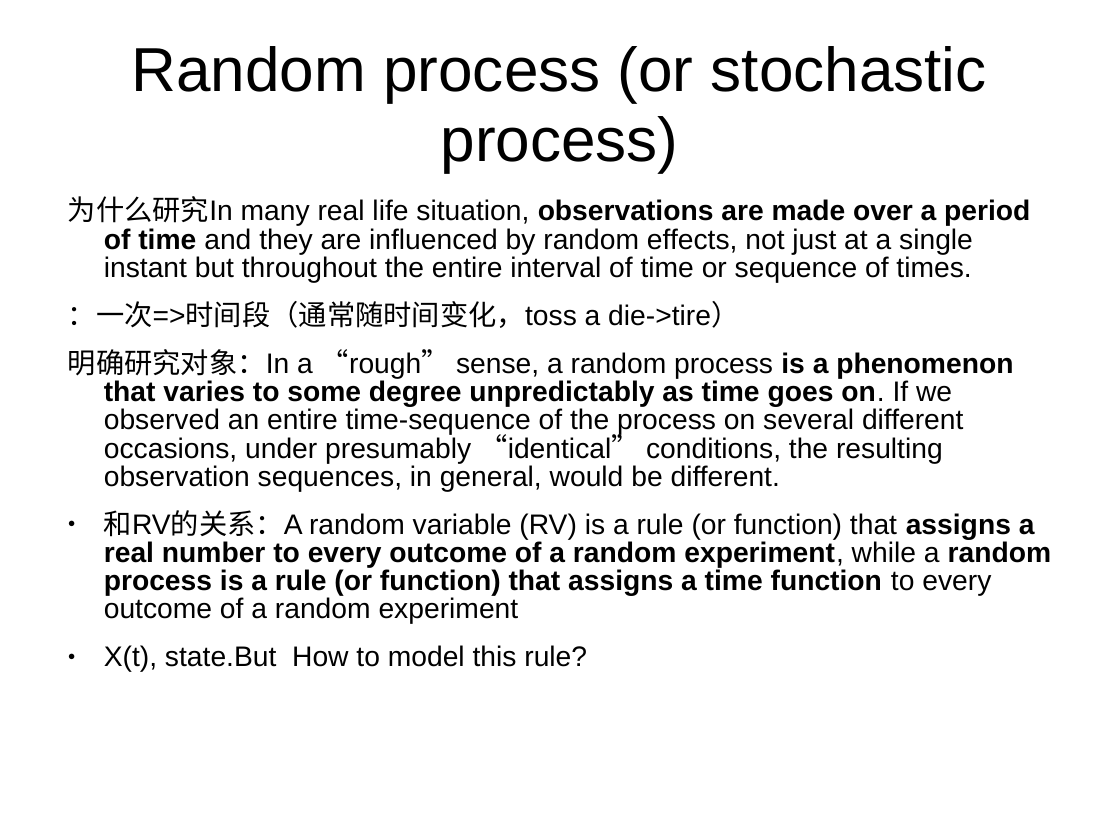
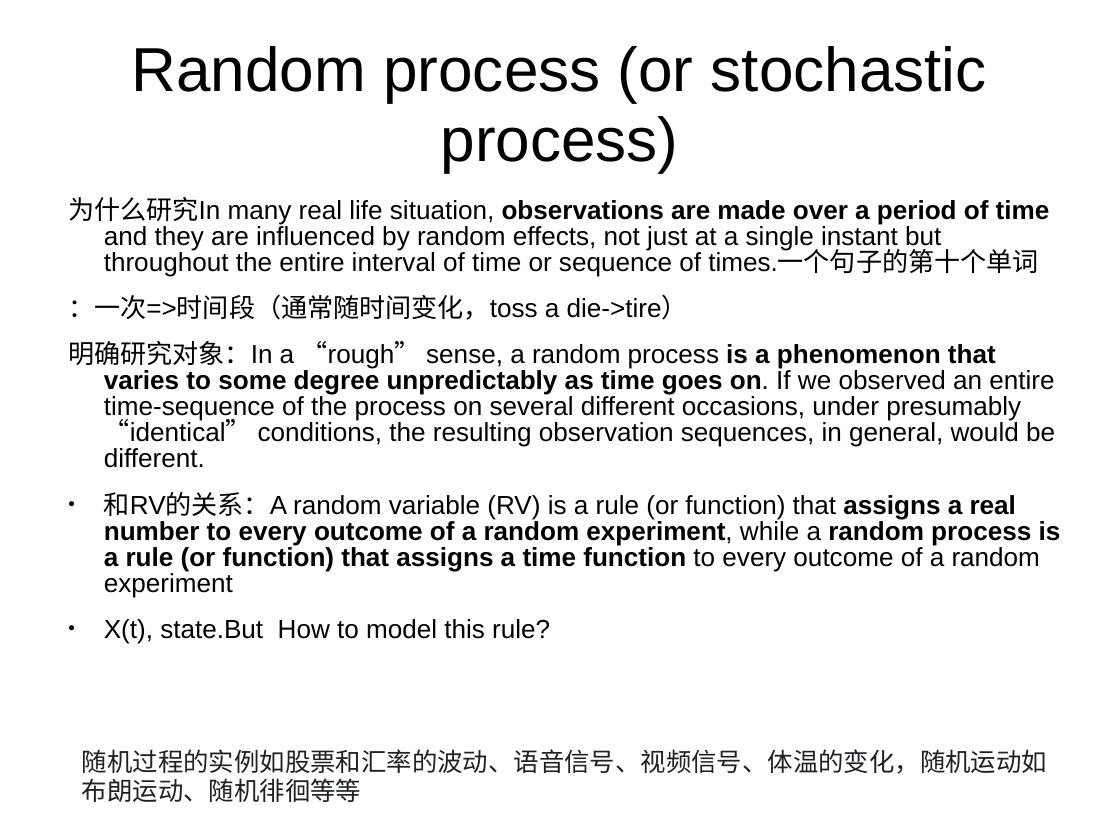
Before and after one commit to GarfieldF/RL_Course-slides_hw, a slide deck: slide 9 of DAY1/lecture1.ppt (slide 6 before the commit). Drawn at 1120x840 pixels with LibreOffice and Linux fonts; fonts in the diff are those of the drawing. Boxes give left, top, right and bottom in pixels: in the first picture for what was removed or moved away, otherwise in the second. Text is boxed around its words. In the diff, an @@ line names an element or a change of style, - is before the commit and + after.

```diff
--- a/DAY1/lecture1.ppt
+++ b/DAY1/lecture1.ppt
@@ text at [68,197,1050,277]: text changed; size 20 to 18.5 pt @@
-为什么研究In many real life situation, observations are made over a period of time and they are influenced by random effects, not just at a single instant but throughout the entire interval of time or sequence of times.
+为什么研究In many real life situation, observations are made over a period of time and they are influenced by random effects, not just at a single instant but throughout the entire interval of time or sequence of times.一个句子的第十个单词
@@ text at [68,294,1061,644]: size 20 to 18.5 pt in "：一次=>时间段（通常随时间变化，toss a die->tire）", "明确研究对象：In a “rough” sense, a random process ...", "和RV的关系：A random variable (RV) is a rule ...", "X(t), state.But How to model this rule?" @@
@@ text added at [82,749,1047,802], 18 pt, text #202122 @@
+随机过程的实例如股票和汇率的波动、语音信号、视频信号、体温的变化，随机运动如布朗运动、随机徘徊等等
```
Also in this commit, not shown: 9 other slides changed, 6 slides added, 1 slide removed.
